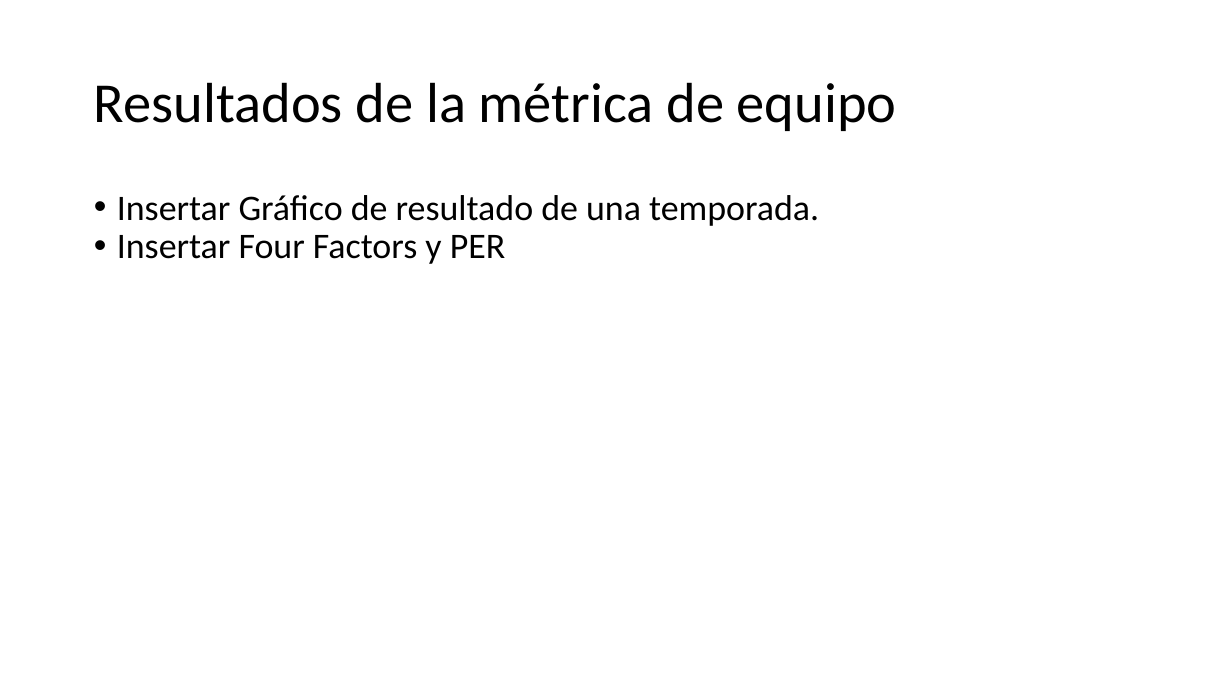
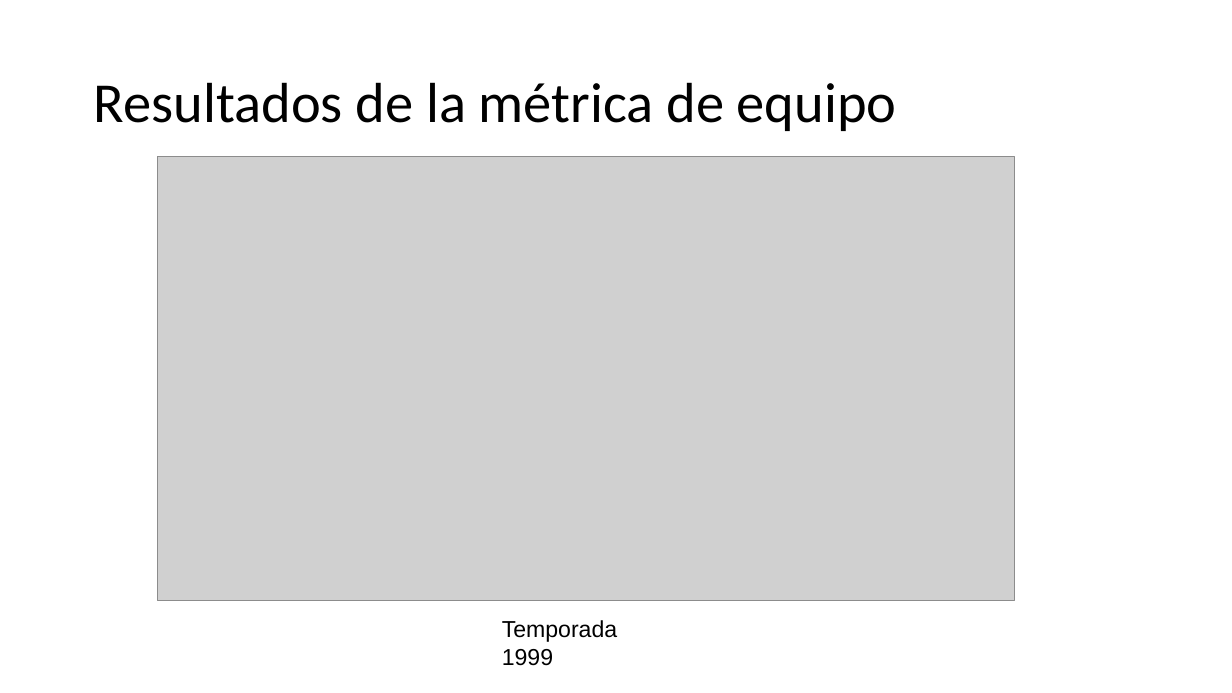
Before and after one commit to mnsantos/metnum-tp3, a slide deck: slide 7 of presentacion/MetnumBall.pptx. Drawn at 1232x693 pixels with LibreOffice and Linux fonts; fonts in the diff are those of the drawing; grey boxes stand for pictures. Boxes give left, top, right and bottom in pixels: in the first picture for what was removed or moved away, otherwise in the second. Text is boxed around its words. In the diff, an @@ line names an element or a change of style, - is before the commit and + after.

Commit message:
update presentacion

```diff
--- a/presentacion/MetnumBall.pptx
+++ b/presentacion/MetnumBall.pptx
@@ picture added at <box>157,156,1015,601</box> @@
@@ text removed at <box>117,195,819,264</box> @@
-• Insertar Gráfico de resultado de una temporada.
-• Insertar Four Factors y PER
@@ text added at <box>502,620,618,666</box>, 18 pt, text #000000 @@
+Temporada 1999
```
Also in this commit, not shown: 1 other slide changed, 3 slides added, 2 slides removed, 4 other files.
